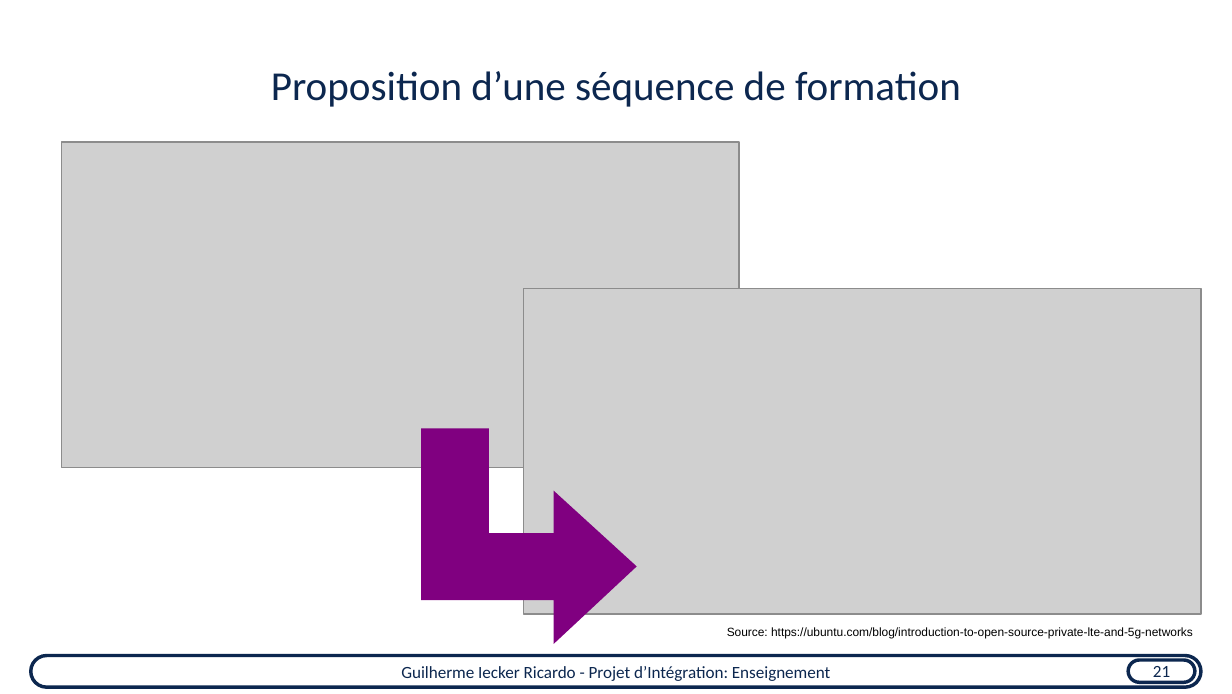
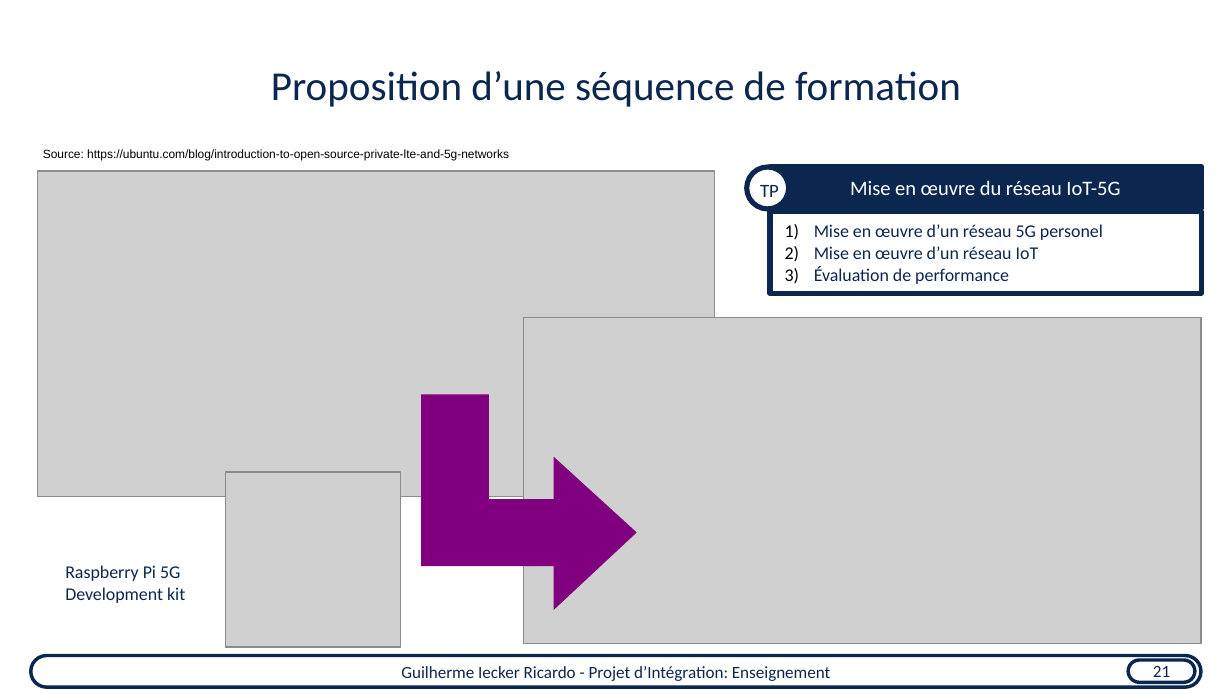
Before and after one commit to guilhermeir/mcf, a slide deck: slide 22 of toulouse_audition.odp (slide 23 before the commit). Drawn at 1232x694 pixels with LibreOffice and Linux fonts; fonts in the diff are those of the drawing; grey boxes stand for pictures. Boxes give left, top, right and bottom in pixels: in the first picture for what was removed or moved away, otherwise in the second. Text is boxed around its words. In the diff, an @@ line names an element or a change of style, - is before the commit and + after.

```diff
--- a/toulouse_audition.odp
+++ b/toulouse_audition.odp
@@ text "Source: https://ubuntu.com/blog/introduction-to-open-source- ..." moved from (x1=727, y1=627, x2=1193, y2=639) to (x1=43, y1=149, x2=509, y2=161) @@
@@ picture moved from (x1=62, y1=142, x2=739, y2=467) to (x1=37, y1=171, x2=715, y2=496) @@
@@ ellipse added at (x1=747, y1=168, x2=788, y2=209), fill #FFFFFF, outline #0C274F 3 pt @@
@@ rectangle added at (x1=770, y1=166, x2=1201, y2=208), fill #0C274F, outline #0C274F 3 pt, 12 pt, text #FFFFFF @@
+Mise en œuvre du réseau IoT-5G
@@ text added at (x1=760, y1=185, x2=779, y2=203), 11 pt, text #0C274F @@
+TP
@@ rectangle added at (x1=770, y1=211, x2=1201, y2=292), fill #FFFFFF, outline #0C274F 3 pt, 10.5 pt, text #0C274F @@
+1) Mise en œuvre d’un réseau 5G personel
+2) Mise en œuvre d’un réseau IoT
+3) Évaluation de performance
@@ picture moved from (x1=524, y1=288, x2=1201, y2=614) to (x1=524, y1=318, x2=1201, y2=643) @@
@@ freeform shape moved from (x1=421, y1=428, x2=637, y2=643) to (x1=421, y1=394, x2=637, y2=610) @@
@@ picture added at (x1=225, y1=472, x2=400, y2=647) @@
@@ text added at (x1=65, y1=565, x2=185, y2=603), 10.5 pt, text #0C274F @@
+Raspberry Pi 5G Development kit
```
Also in this commit, not shown: 4 other slides changed, 1 slide added, 2 slides removed, 1 other file.
